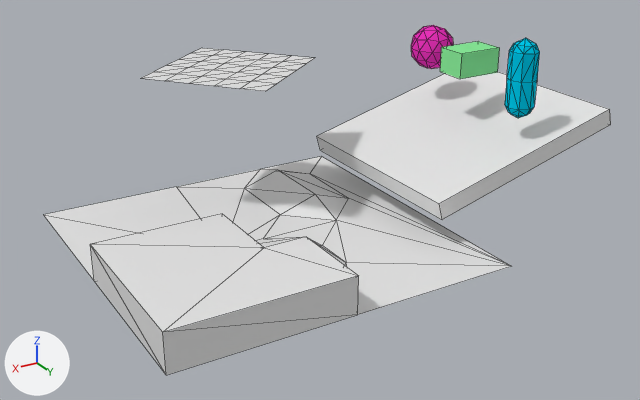
Two versions of the Blender file testact/field.blend, one commit apart.
One viewpoint serves both versions: a 50 mm camera at (6.92, 10.21, 5.75) aimed at (0.63, -0.26, 0.52). The axes (+X, +Y, +Z) are drawn at lower left. The lights are the same throughout. Mesh edges are drawn as thin lines.

Objects in the first picture: 'ICO球', 'cuboid', '円柱', '平面', '平面.001', '立方体'.
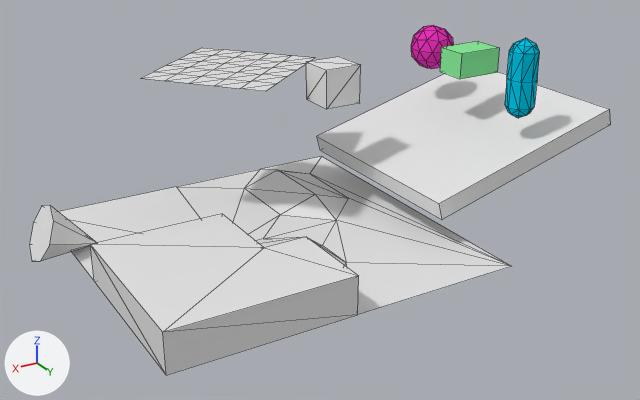
Location of each change, [x1, y1, x2, y2] in pixels of the pictures (640 x 400 px):
'立方体.001', added: after [306, 57, 361, 109]
'円錐', added: after [29, 205, 97, 261]

Patch to the scene script:
```diff
--- a/testact/field.blend.py
+++ b/testact/field.blend.py
@@ me_立方体_002 @@
+me_立方体_002.from_pydata(...)  # a box spanning x 0.793..1.387, y -0.297..0.297, z -0.297..0.297
@@ me_円錐 @@
+me_円錐.from_pydata(...)  # an 8-sided cone pointing to +z spanning x -0.428..0.428, y -0.428..0.428, z -0.428..0.428
@@ ob_立方体_001 @@
+ob_立方体_001 = bpy.data.objects.new('立方体.001', me_立方体_002)
+ob_立方体_001.location = (-1.1, -0.94, 2.07)
@@ ob_円錐 @@
+ob_円錐 = bpy.data.objects.new('円錐', me_円錐)
+ob_円錐.location = (4.08, -1.46, 0.24)
+ob_円錐.rotation_euler = (0.0, -1.998, 0.0)  # degrees (0, -114, 0)
```
